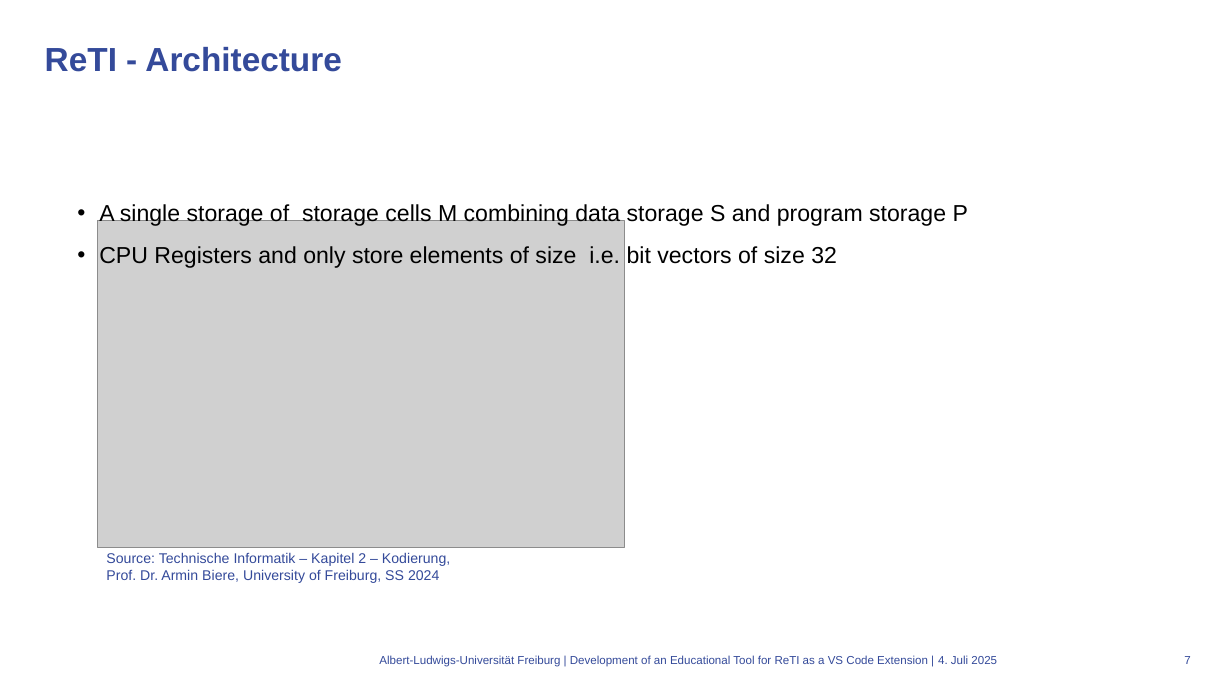
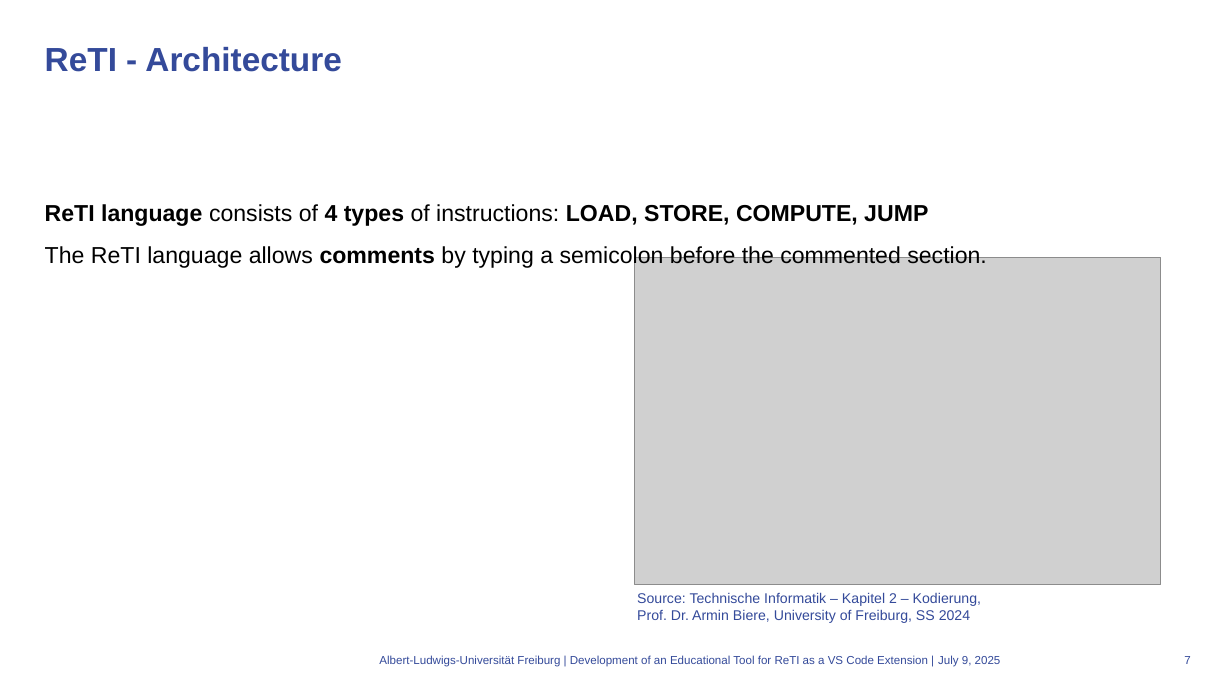
Before and after one commit to mlt279/vscode-reti, a slide deck: slide 7 of presentation/presentation.odp. Drawn at 1232x693 pixels with LibreOffice and Linux fonts; fonts in the diff are those of the drawing; grey boxes stand for pictures; background and template pictures are left out. Boxes give left, top, right and bottom in pixels: in the first picture for what was removed or moved away, otherwise in the second. Text is boxed around its words. In the diff, an @@ line names an element or a change of style, - is before the commit and + after.

```diff
--- a/presentation/presentation.odp
+++ b/presentation/presentation.odp
@@ text at box(45, 204, 987, 269): text changed @@
-  • A single storage of storage cells M combining data storage S and program storage P
-  • CPU Registers and only store elements of size i.e. bit vectors of size 32
+ReTI language consists of 4 types of instructions: LOAD, STORE, COMPUTE, JUMP
+The ReTI language allows comments by typing a semicolon before the commented section.
@@ picture: place and size @@
-picture at box(98, 220, 625, 548)
+picture at box(635, 257, 1162, 585)
@@ text "Source: Technische Informatik – Kapitel ...": place and size @@
-text "Source: Technische Informatik – Kapitel ..." at box(106, 552, 450, 583)
+text "Source: Technische Informatik – Kapitel ..." at box(637, 592, 981, 623)
@@ text at box(938, 655, 1001, 667): text changed @@
-4. Juli 2025
+July 9, 2025
```
Also in this commit, not shown: 6 other slides changed, 4 other files.
